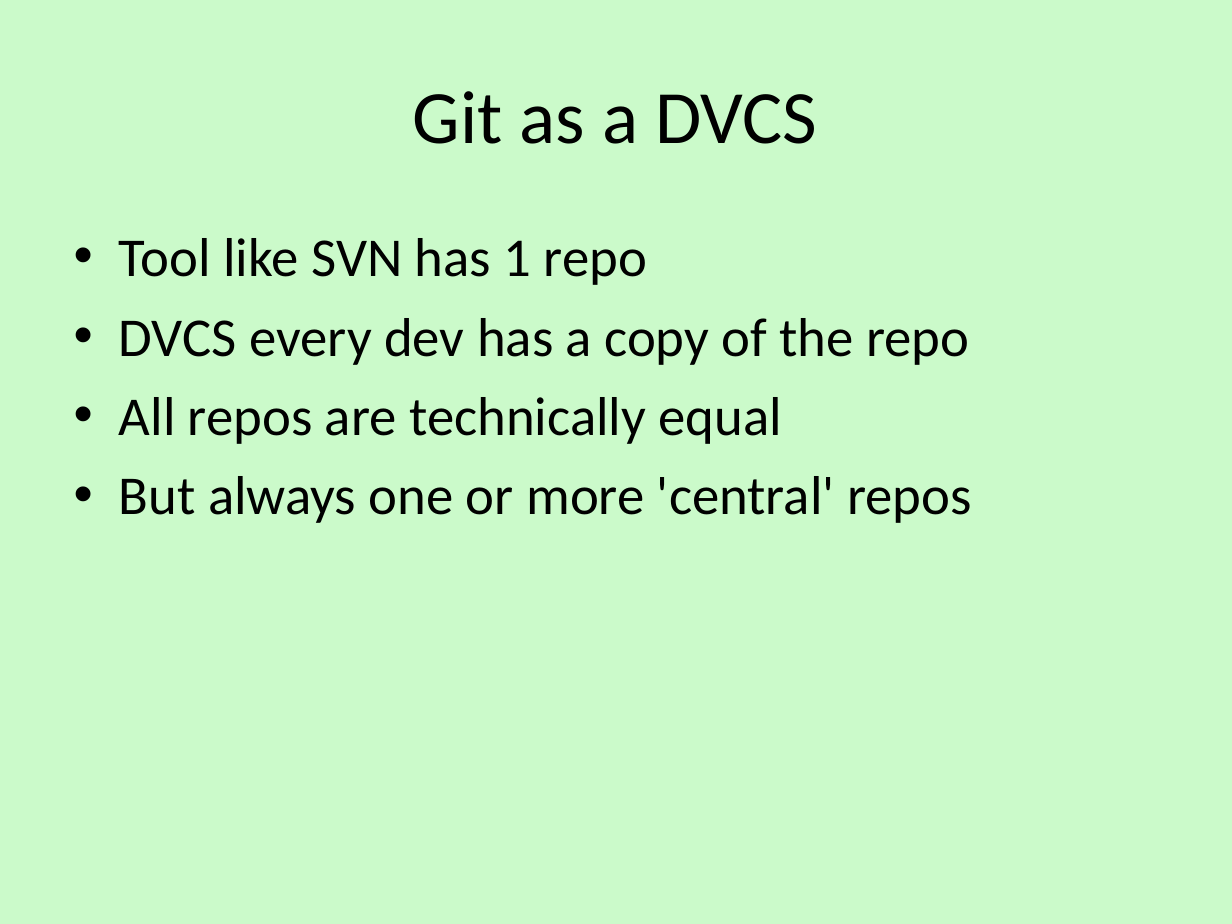
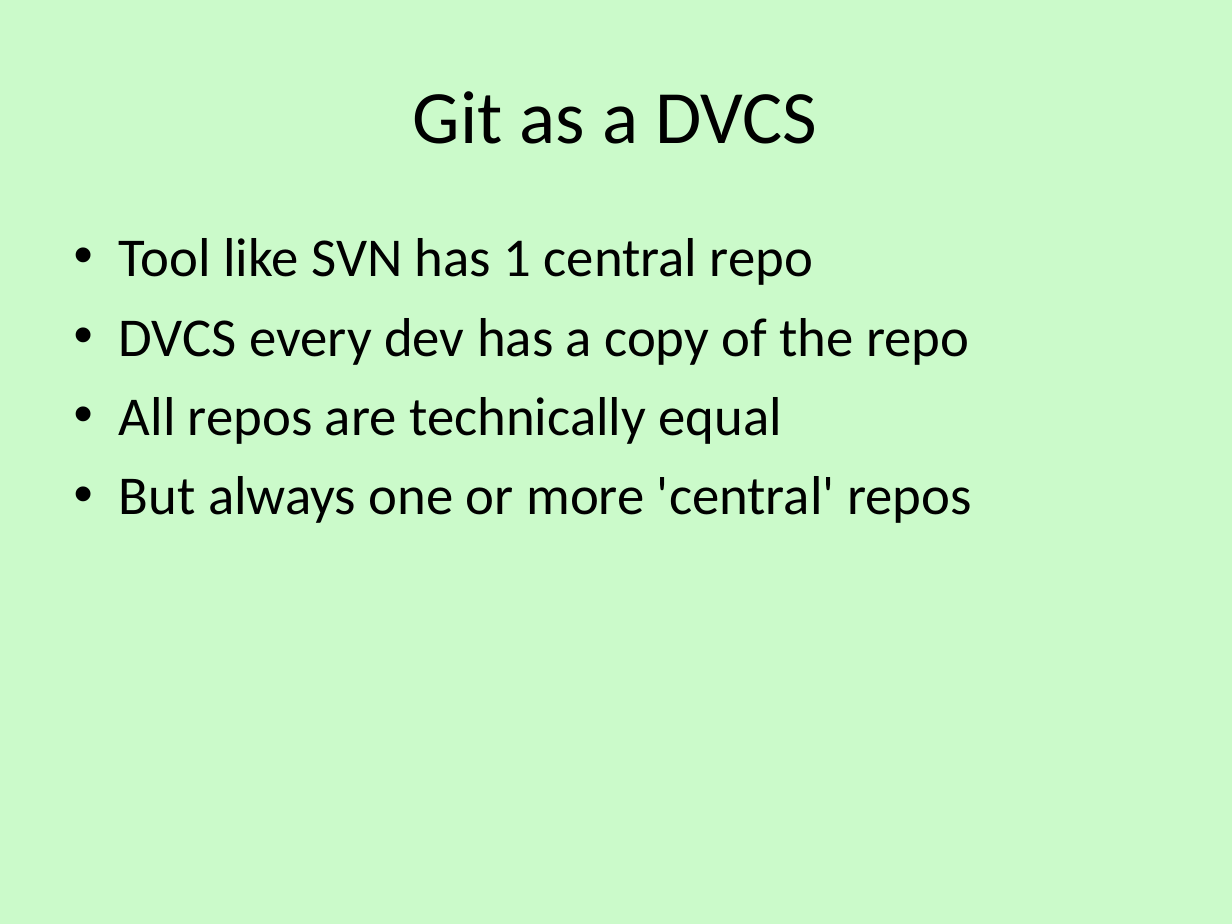
Before and after one commit to alecthegeek/gitWorkshop, a slide deck: slide 16 of gitWorkshop.odp (slide 14 before the commit). Drawn at 1232x924 pixels with LibreOffice and Linux fonts; fonts in the diff are those of the drawing; background and template pictures are left out. Boxes give left, top, right and bottom in pixels: in the first picture for what was removed or moved away, otherwise in the second. Text is boxed around its words. In the diff, an @@ line names an element or a change of style, - is before the commit and + after.

```diff
--- a/gitWorkshop.odp
+++ b/gitWorkshop.odp
@@ text at box(119, 238, 813, 285): text changed @@
-• Tool like SVN has 1 repo
+• Tool like SVN has 1 central repo
```
Also in this commit, not shown: 8 other slides changed, 5 slides added, 5 slides removed, 5 other files.
